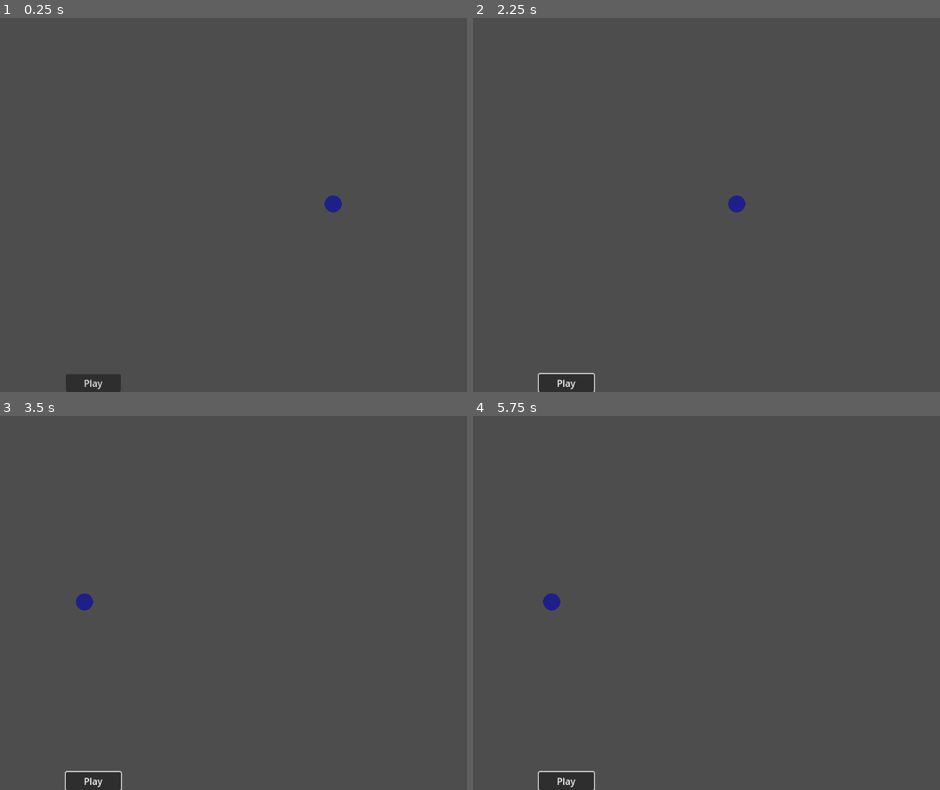
Above: before the commit, frames 1-4 (two rows, left to right).
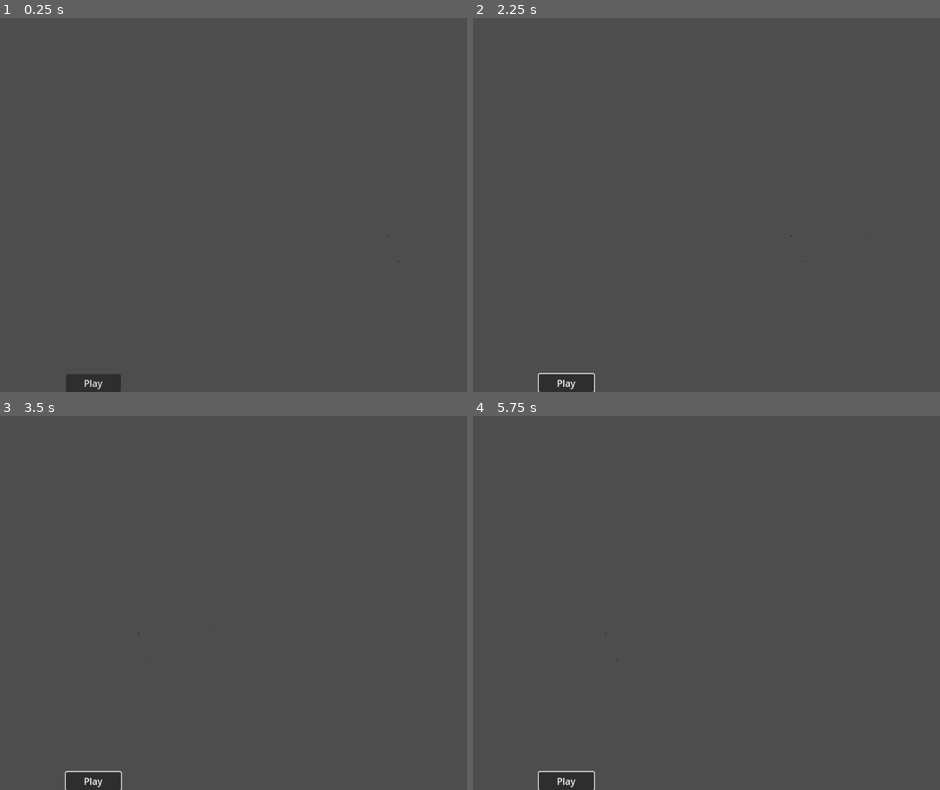
Above: after the commit, the same moments.

Repository: NayrbEroom/Space-Game-Take-Two
Game: Godot game, scene res://Scenes/main.tscn
Same seed, same stepped clock (60 frames per second), same inputs: the game is played once before the commit and once after it.
Inputs (mouse positions are in pixels of both pictures, inside the frame that each line leads up to):
- Up to frame 1 (0.25 s): no input
- Up to frame 2 (2.25 s): click "Play" at 0.5 s; click "Play" at 1.25 s; tap Enter at 2 s; move the mouse to (outside the picture) at 2.02 s; hold Right (ui_right) from 2.03 s (still down); click (outside the picture) at 2.17 s
- Up to frame 3 (3.5 s): release Right (ui_right) at 2.75 s; drag from (200, 621) to (298, 677) at 2.77 s
- Up to frame 4 (5.75 s): tap Space at 3.5, 5 s; move the mouse to (874, 520) at 3.52 s; hold Right (ui_right) 3.53-4.25 s; tap Enter at 4.25 s; drag from (771, 677) to (608, 546) at 4.27 s; move the mouse to (outside the picture) at 5.02 s; hold Left (ui_left) from 5.03 s (still down)

The runs differ from the first frame. In frame 1, 0.1% of the frame differs, in the area x 69-86%, y 47-66%; in frame 2, 0.1%, in the area x 54-71%, y 47-66%; in frame 3, 0.1%; in frame 4, 0.1%.
Error before the commit: Invalid access to property or key 'orbit_angle' on a base object of type 'Node2D'. (res://OrbitalsGenerationScripts/timeKeeper.gd:16)
Error after the commit: Invalid access to property or key 'orbit_radius' on a base object of type 'Node2D'. (res://OrbitalsGenerationScripts/timeKeeper.gd:17)

Commit message:
fixing things

Diff:
--- a/OrbitalsGenerationScripts/planetGeneration.gd
+++ b/OrbitalsGenerationScripts/planetGeneration.gd
@@ -8,88 +8,65 @@
 @onready var timeKeeper = get_node("/root/Main/Time Keeper")
 
 var Planet = preload("res://Classes/Planet.gd")
-#var PlanetSprite = preload("res://")
 
-var propertyMap = {
-	"mass_kg": "Mass (kg)",
-	"diameter_km": "Diameter (km)",
-	"density_kg_m3": "Density (kg/m3)",
-	"gravity_m_s2": "Gravity (m/s2)",
-	"escape_velocity_km_s": "Escape Velocity (km/s)",
-	"rotation_period_hours": "Rotation Period (hours)",
-	"length_of_day_hours": "Length of Day (hours)",
-	"distance_from_sun_km": "Distance from Sun (km)",
-	"perihelion_km": "Perihelion (km)",
-	"aphelion_km": "Aphelion (km)",
-	"orbital_period_days": "Orbital Period (days)",
-	"orbital_velocity_km_s": "Orbital Velocity (km/s)",
-	"orbital_inclination_degrees": "Orbital Inclination (degrees)",
-	"orbital_eccentricity": "Orbital Eccentricity",
-	"obliquity_to_orbit_degrees": "Obliquity to Orbit (degrees)",
-	"mean_temperature_celsius": "Mean Temperature (C)",
-	"surface_pressure_bars": "Surface Pressure (bars)",
-	"number_of_moons": "Number of Moons",
-	"ring_system": "Ring System",
-	"global_magnetic_field": "Global Magnetic Field"
-}
 # Called when the node enters the scene tree for the first time.
 func _ready():
-	var planet = Planet.new()
-	if debug:
-		if timeKeeper:
-			print("Time Keeper found")
-			print(timeKeeper.time)
 	var planetInput = FileReader.read_file("res://sol_planets.json")
+
 	for planetName in planetInput:
-		var planetData = planetInput[planetName]
+		var planet = Planet.new()  # Create a new instance of the Planet class
+		var data = planetInput[planetName]  # Get the data for this planet from the JSON file
 
-		#object creation
+		# Set the properties of the planet instance
 		planet.name = planetName
-		#object location
-		var planetXPosition = planetData["Distance from Sun (km)"]
-		#BUG: orbit_radius not defined
+		planet.mass_kg = data["Mass (kg)"]
+		planet.diameter_km = data["Diameter (km)"]
+		planet.density_kg_m3 = data["Density (kg/m3)"]
+		planet.gravity_m_s2 = data["Gravity (m/s2)"]
+		planet.escape_velocity_km_s = data["Escape Velocity (km/s)"]
+		planet.rotation_period_hours = data["Rotation Period (hours)"]
+		planet.length_of_day_hours = data["Length of Day (hours)"]
+		planet.distance_from_sun_km = data["Distance from Sun (km)"]
+		planet.perihelion_km = data["Perihelion (km)"]
+		planet.aphelion_km = data["Aphelion (km)"]
+		planet.orbital_period_days = data["Orbital Period (days)"]
+		planet.orbital_velocity_km_s = data["Orbital Velocity (km/s)"]
+		planet.orbital_inclination_degrees = data["Orbital Inclination (degrees)"]
+		planet.orbital_eccentricity = data["Orbital Eccentricity"]
+		planet.obliquity_to_orbit_degrees = data["Obliquity to Orbit (degrees)"]
+		planet.mean_temperature_celsius = data["Mean Temperature (C)"]
+		planet.surface_pressure_bars = data["Surface Pressure (bars)"]
+		planet.number_of_moons = data["Number of Moons"]
+		planet.ring_system = data["Ring System"] == "Yes"
+		planet.global_magnetic_field = data["Global Magnetic Field"] == "Yes"
+
+		# object location
+		var planetXPosition = data["Distance from Sun (km)"]
 		planet.orbit_radius = planetXPosition / posXHalfSize
-		#TODO: position.y implementation need to implement time function first
-		#var timeKeeper = get_node("/root/Main/Time Keeper")
-		planet.position.y = 0
 
-		#sprite creation
+		# Calculate the position of the planet
+		var angle = randf_range(0, 2 * PI)  # Random angle in radians
+		planet.position.x = planet.orbit_radius * cos(angle)
+		planet.position.y = planet.orbit_radius * sin(angle)
+
+		# sprite creation
 		var sprite = createSprite("res://Graphics/—Pngtree—blue solid color round_5487770.png", planetName)
 		planet.add_child(sprite)
-		#sprite scaling
-		var radius = planetData["Diameter (km)"]
+
+		# sprite scaling
+		var radius = data["Diameter (km)"]
 		var scale_factor = Vector2(radius, radius) / radiusHalfSize
-		#TODO: provide better scaling mechanics for the image scaling
-		#this is seperate to the whole solar system object scaling
 		sprite.scale *= scale_factor
-
-		#tree manipulation
+		# tree manipulation
 		self.add_child(planet)
 		Logger.log_node(get_tree().root)
 
-		#rest
+		# rest
 		if debug:
 			print("Planet name: " + str(planet.name))
 			print("Planet position: " + str(planet.position))
 			print("Planet sprite scale: " + str(sprite.scale))
 			print("=====================")
-
-	#log exports node tree
-	#Logger.log_node(get_tree().root)
-
-func createObject(ObjectClass, objectData):
-	print(ObjectClass)
-	var newObject = ObjectClass.new()
-	for property in propertyMap.keys():
-		var key = propertyMap[property]
-		var value = objectData[key]
-		# Special handling for boolean values
-		if property == "ring_system" or property == "global_magnetic_field":
-			value = value == "Yes"
-		newObject.set(property, value)
-		#BUG: orbit_angle not defined
-	newObject.orbit_angle = 0.0
-	return newObject
 
 func createSprite(imagePath, name):
 	var sprite = Sprite2D.new()
--- a/OrbitalsGenerationScripts/timeKeeper.gd
+++ b/OrbitalsGenerationScripts/timeKeeper.gd
@@ -11,12 +11,15 @@
 	movePlanets(amount)
 
 func movePlanets(amount):
+	print(planetContainer.get_children())
 	for planet in planetContainer.get_children():
 		var newPosition = Vector2()
+		print(planet.orbit_radius, planet.orbit_angle)
 		planet.orbit_angle += amount
 		newPosition.x = planet.orbit_radius * cos(planet.orbit_angle)
 		newPosition.y = planet.orbit_radius * sin(planet.orbit_angle)
 		planet.position = newPosition
+
 		if debug:
 			print(planet.position)
 
--- a/Scenes/solar_system.tscn
+++ b/Scenes/solar_system.tscn
@@ -10,6 +10,7 @@
 
 [node name="Planet Container" type="Node2D" parent="Orbitals"]
 script = ExtResource("1_jhgbg")
+debug = true
 radiusHalfSize = 50.0
 posXHalfSize = 1000.0
 
Not shown, changed: log.txt
